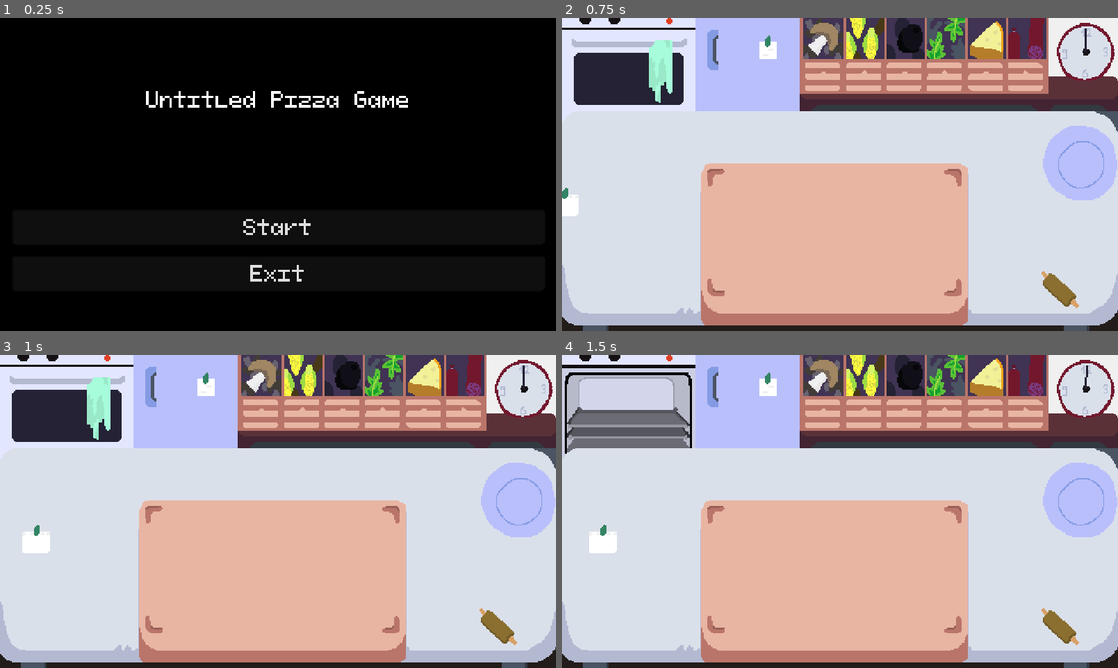
Above: before the commit, frames 1-4 (two rows, left to right).
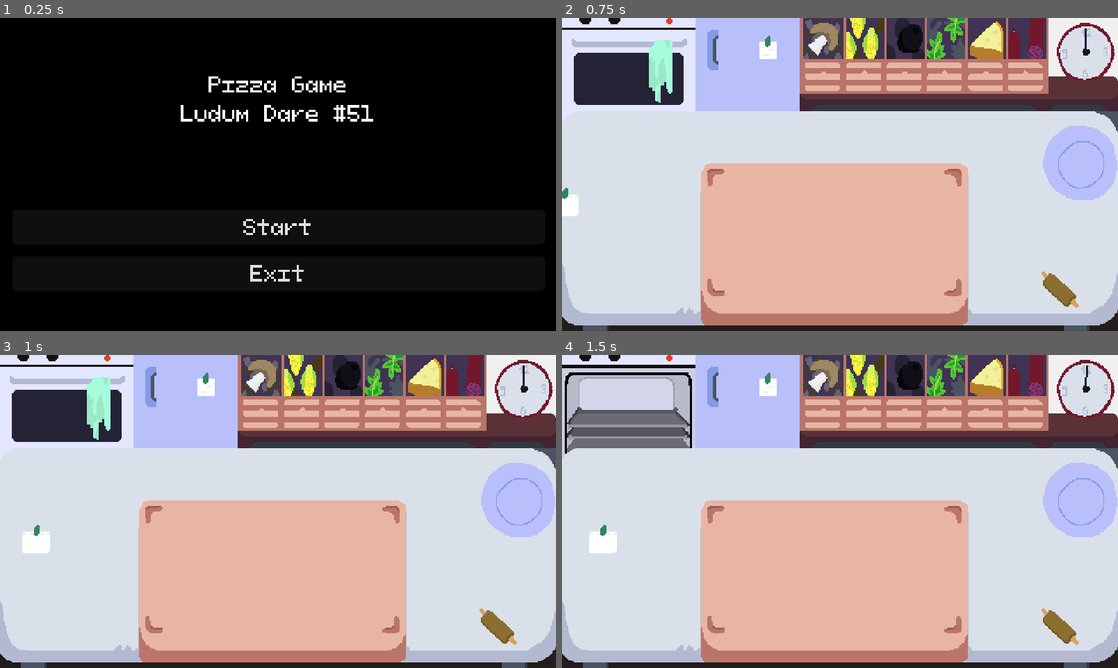
Above: after the commit, the same moments.

Repository: martindzejky/pizza-game
Game: Godot game, scene res://scenes/start.tscn
The game is run twice, just before and just after one commit, with the same random seed, the same clock (stepped at 60 frames per second) and the same inputs.
Inputs (mouse positions are in pixels of both pictures, inside the frame that each line leads up to):
- Up to frame 1 (0.25 s): no input
- Up to frame 2 (0.75 s): click "Start" at 0.5 s
- Up to frame 3 (1 s): no input
- Up to frame 4 (1.5 s): move the mouse to (628, 401) at 1.27 s; click (628, 401) at 1.42 s

The runs differ from the first frame. In frame 1, 1.7% of the frame differs, in the area x 26-74%, y 18-34%; in frame 2, nothing differs; in frame 3, nothing differs; in frame 4, nothing differs.

Commit message:
better title

Diff:
--- a/scenes/start.tscn
+++ b/scenes/start.tscn
@@ -30,13 +30,14 @@
 
 [node name="title" type="Label" parent="ui/margin/items"]
 layout_mode = 2
-offset_top = 47.0
+offset_top = 35.0
 offset_right = 460.0
-offset_bottom = 72.0
+offset_bottom = 85.0
 grow_horizontal = 2
 pivot_offset = Vector2(240, 30)
 size_flags_vertical = 6
-text = "Untitled Pizza Game"
+text = "Pizza Game
+Ludum Dare #51"
 horizontal_alignment = 1
 vertical_alignment = 1
 
